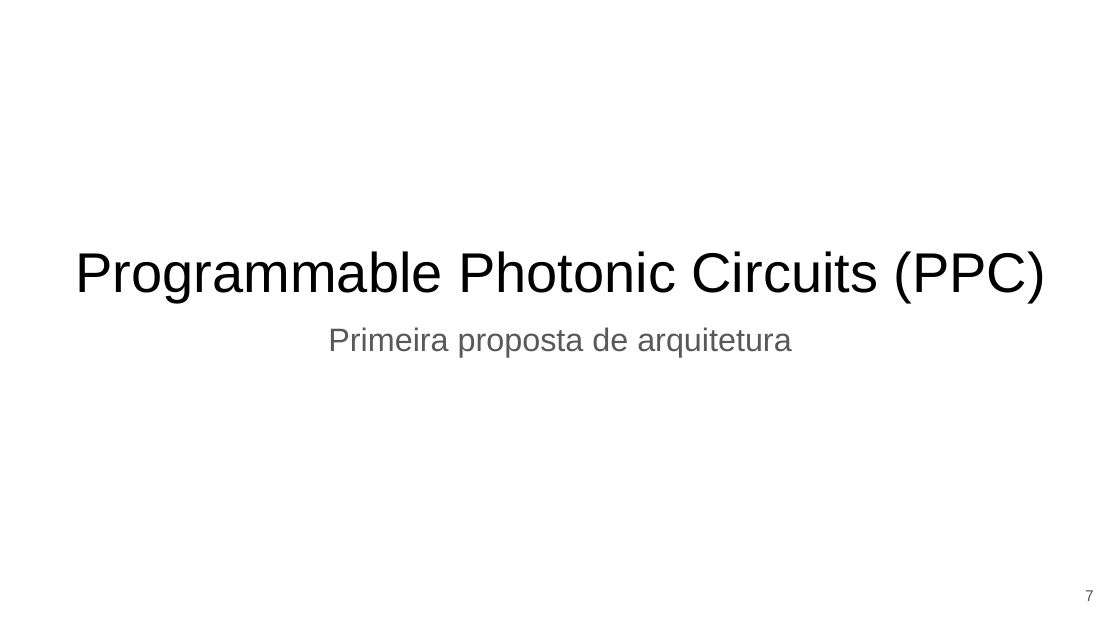
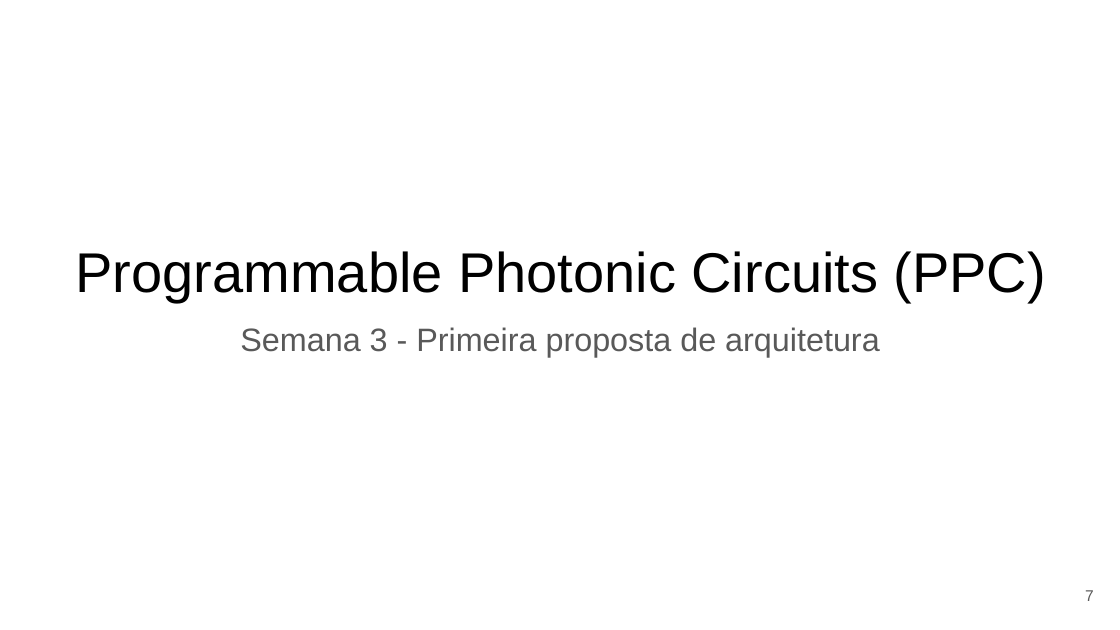
Before and after one commit to CaioRodrigues200/Programmable-Multifunctional-Circuit, a slide deck: slide 7 of Documentation/PPC_Report.pptx. Drawn at 1120x630 pixels with LibreOffice and Linux fonts; fonts in the diff are those of the drawing. Boxes give left, top, right and bottom in pixels: in the first picture for what was removed or moved away, otherwise in the second. Text is boxed around its words. In the diff, an @@ line names an element or a change of style, - is before the commit and + after.

```diff
--- a/Documentation/PPC_Report.pptx
+++ b/Documentation/PPC_Report.pptx
@@ text at <box>240,327,880,357</box>: text changed @@
-Primeira proposta de arquitetura
+Semana 3 - Primeira proposta de arquitetura
```
Also in this commit, not shown: 5 other slides changed, 6 slides added, 11 other files.
